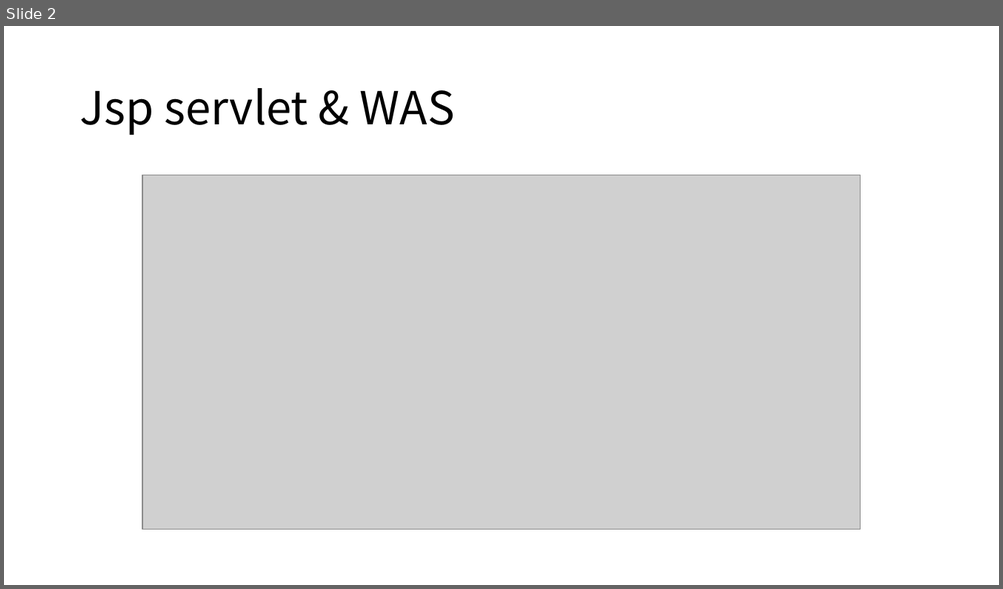
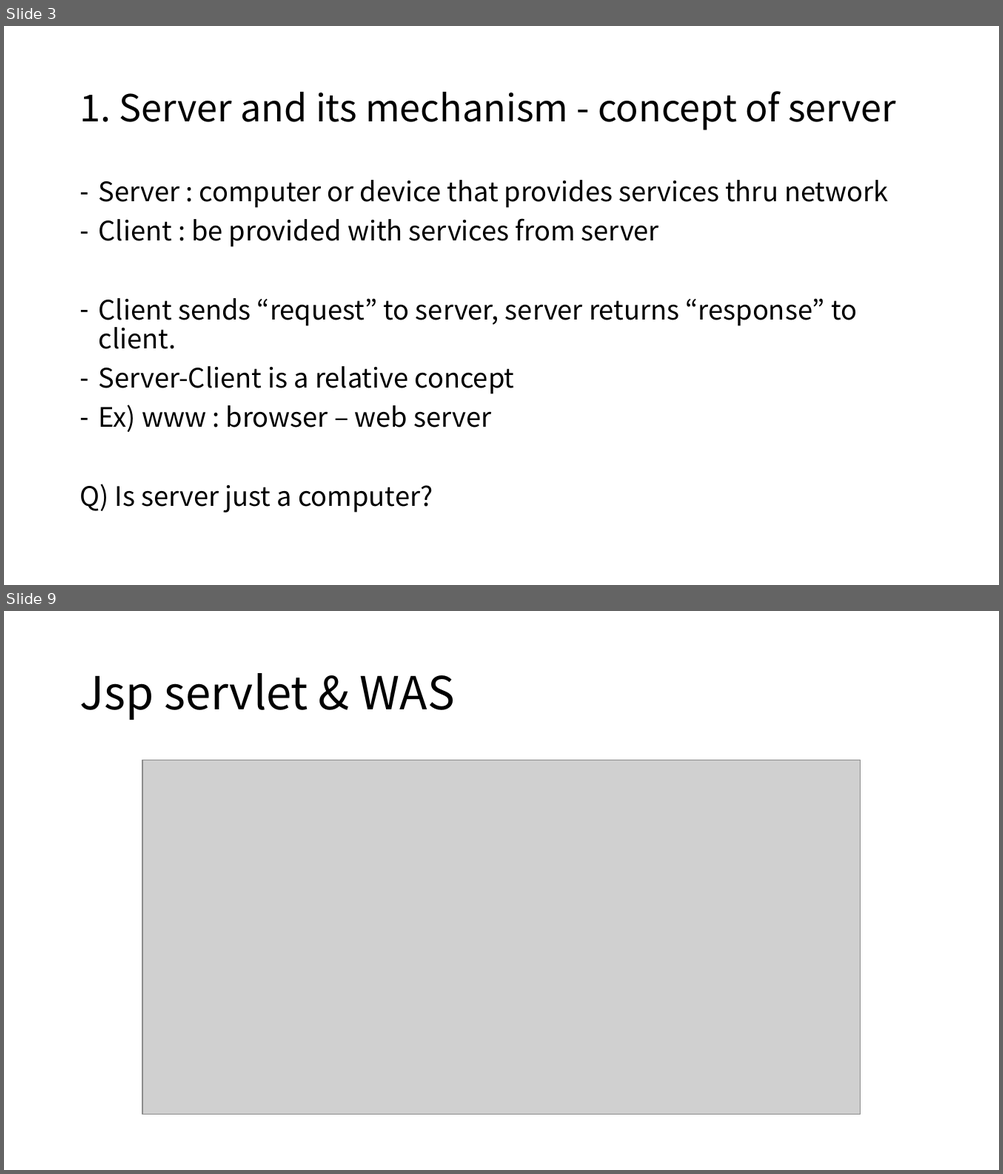
Before and after one commit to GanziDaeyong/self.seminar, a slide deck: SelfSeminar_2_ServerAndServerLanguage.pptx. Shown one above the other, each under a label of ours: slide 2 before the commit, slides 3 and 9 after it; the slides between them are not shown. The pictures are 1003x589 and 1003x1174 pixels, drawn with LibreOffice and Linux fonts; fonts in the diff are those of the drawing; grey boxes stand for pictures. Boxes give left, top, right and bottom in pixels: in the first picture for what was removed or moved away, otherwise in the second. Text is boxed around its words. In the diff, an @@ line names an element or a change of style, - is before the commit and + after.

```diff
--- a/SelfSeminar_2_ServerAndServerLanguage.pptx
+++ b/SelfSeminar_2_ServerAndServerLanguage.pptx
@@ slide 3 added at [4, 26, 999, 585], background #FFFFFF @@
@@ title added at [79, 91, 896, 130], 36 pt, text #000000 @@
+1. Server and its mechanism - concept of server
@@ text added at [79, 180, 888, 513], 25.9 pt, text #000000 @@
+– Server : computer or device that provides services thru network
+– Client : be provided with services from server
+– Client sends “request” to server, server returns “response” to client.
+– Server-Client is a relative concept
+– Ex) www : browser – web server
+Q) Is server just a computer?
@@ what was slide 2 is now slide 9 @@
```
Also in this commit, not shown: 6 other slides added, 1 other file.
